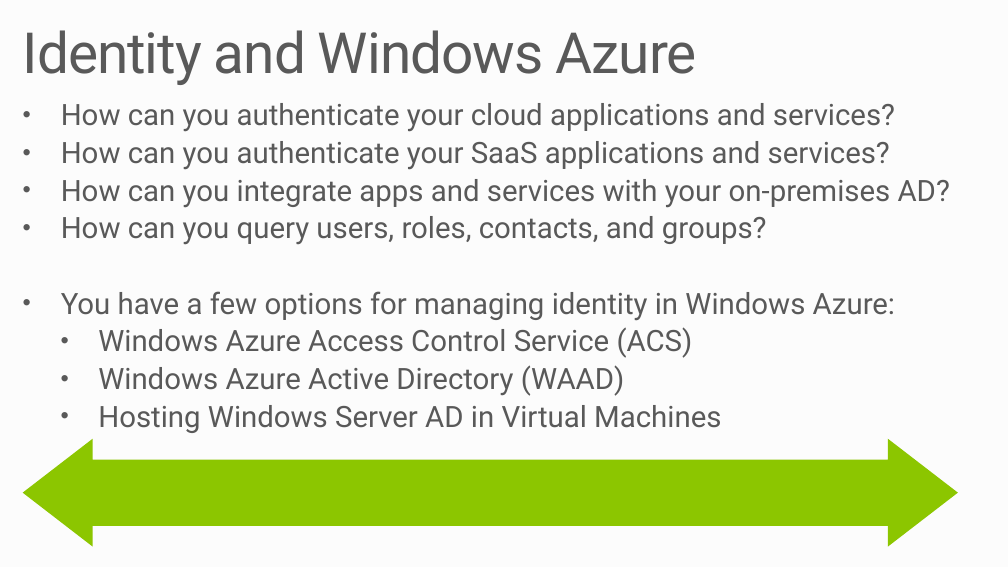
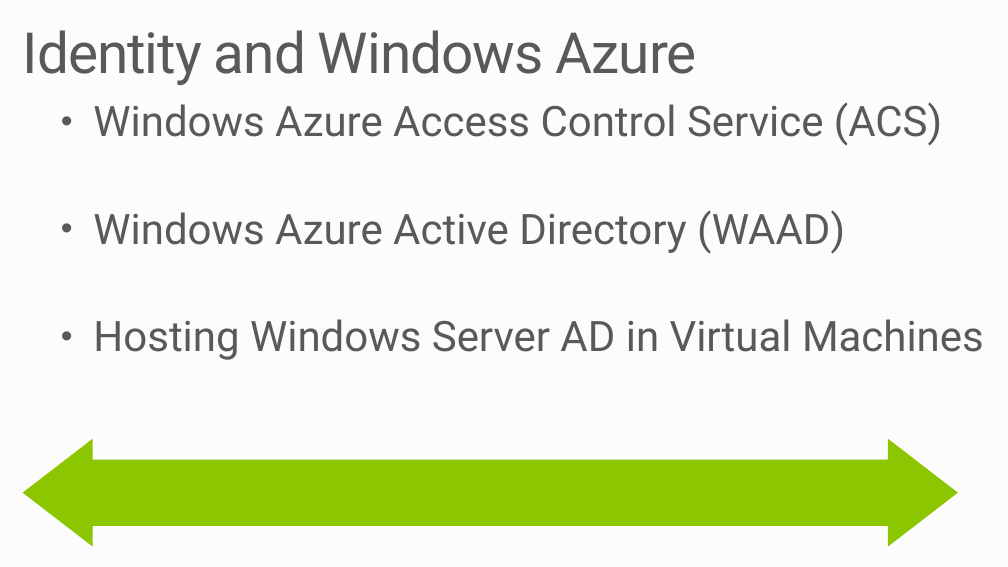
Before and after one commit to MRCollective/WindowsAzureBootcampPerth2014, a slide deck: slide 8 of 7_Authentication/Authentication.pptx (slide 6 before the commit). Drawn at 1008x567 pixels with LibreOffice and Linux fonts; fonts in the diff are those of the drawing. Boxes give left, top, right and bottom in pixels: in the first picture for what was removed or moved away, otherwise in the second. Text is boxed around its words. In the diff, an @@ line names an element or a change of style, - is before the commit and + after.

```diff
--- a/7_Authentication/Authentication.pptx
+++ b/7_Authentication/Authentication.pptx
@@ text "Windows Azure Access Control Service ..." at [93, 102, 984, 360]: size 28 to 40 pt; indent changed; more space between paragraphs @@
@@ text at [61, 103, 950, 321]: paragraphs removed @@
-• How can you authenticate your cloud applications and services?
-• How can you authenticate your SaaS applications and services?
-• How can you integrate apps and services with your on-premises AD?
-• How can you query users, roles, contacts, and groups?
-• You have a few options for managing identity in Windows Azure:
```
Also in this commit, not shown: 7 other slides changed, 7 slides added, 17 slides removed, 5 other files.
